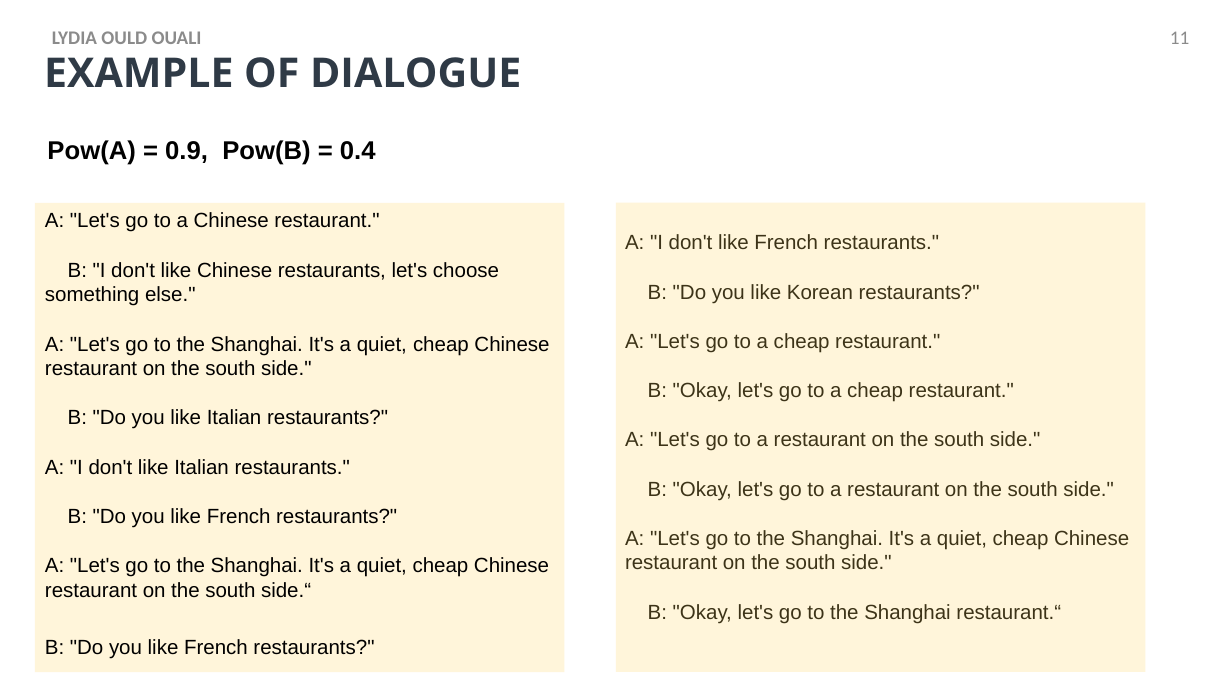
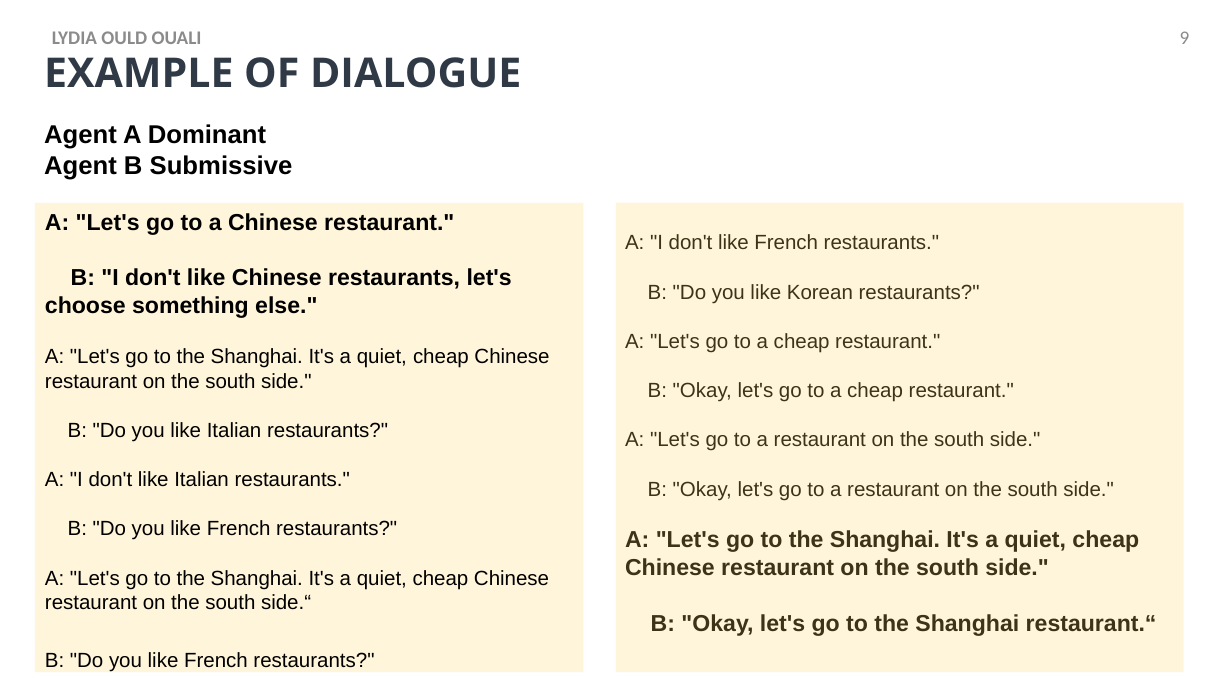
Before and after one commit to Olydia/Discolog, a slide deck: slide 9 of papers/Presentations/intellisys/intellysis_v2.pptx (slide 11 before the commit). Drawn at 1232x693 pixels with LibreOffice and Linux fonts; fonts in the diff are those of the drawing. Boxes give left, top, right and bottom in pixels: in the first picture for what was removed or moved away, otherwise in the second. Text is boxed around its words. In the diff, an @@ line names an element or a change of style, - is before the commit and + after.

```diff
--- a/papers/Presentations/intellisys/intellysis_v2.pptx
+++ b/papers/Presentations/intellisys/intellysis_v2.pptx
@@ page number at bbox=[1180, 31, 1190, 44]: text changed @@
-11
+9
@@ text at bbox=[44, 124, 293, 180]: text changed @@
-Pow(A) = 0.9, Pow(B) = 0.4
+Agent A Dominant
+Agent B Submissive
@@ rectangle: place and size @@
-rectangle at bbox=[35, 203, 565, 673]
+rectangle at bbox=[35, 203, 583, 673]
@@ rectangle: place and size @@
-rectangle at bbox=[616, 202, 1146, 672]
+rectangle at bbox=[616, 202, 1184, 672]
@@ text at bbox=[45, 213, 549, 610]: size 16 to 18 pt, bold on in "A: "Let's go to a Chinese restaurant." ..." @@
@@ text "A: "I don't like French ..." at bbox=[625, 234, 1157, 636]: size 16 to 18 pt, bold on in "A: "Let's go to the Shanghai. It's ..." @@
```
Also in this commit, not shown: 9 other slides changed, 3 slides added.
